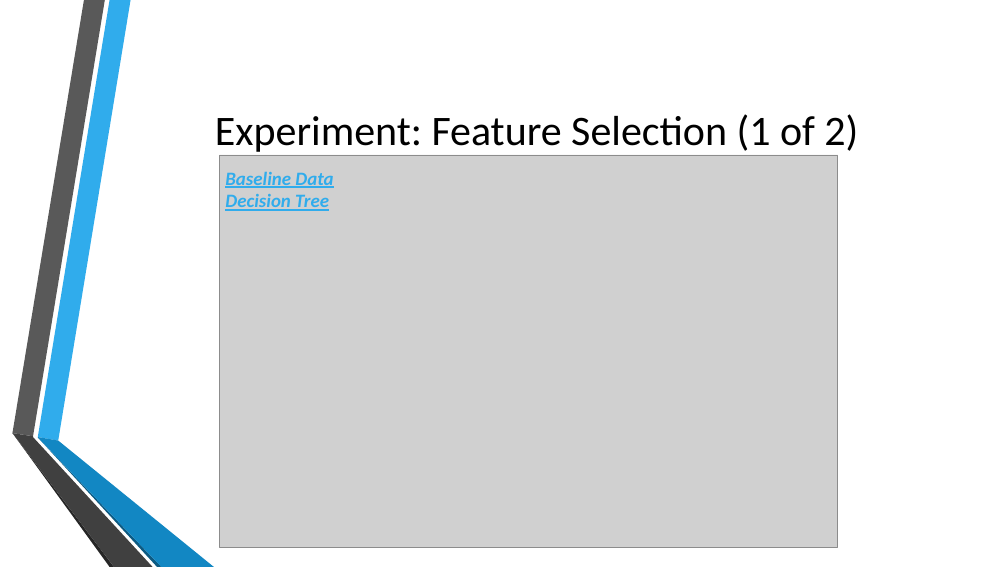
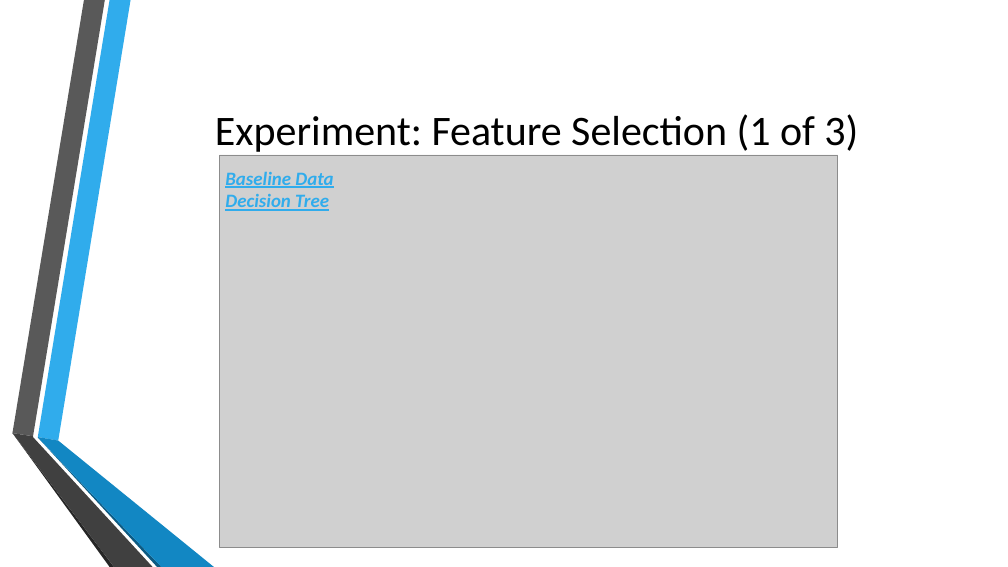
Before and after one commit to jb08/credit_card_default_ML, a slide deck: slide 7 of Predicting_Credit_Card_defaults.pptx (slide 8 before the commit). Drawn at 1008x567 pixels with LibreOffice and Linux fonts; fonts in the diff are those of the drawing; grey boxes stand for pictures; background and template pictures are left out. Boxes give left, top, right and bottom in pixels: in the first picture for what was removed or moved away, otherwise in the second. Text is boxed around its words. In the diff, an @@ line names an element or a change of style, - is before the commit and + after.

```diff
--- a/Predicting_Credit_Card_defaults.pptx
+++ b/Predicting_Credit_Card_defaults.pptx
@@ title at [215, 114, 858, 156]: text changed @@
-Experiment: Feature Selection (1 of 2)
+Experiment: Feature Selection (1 of 3)
```
Also in this commit, not shown: 7 other slides changed, 1 slide removed.
